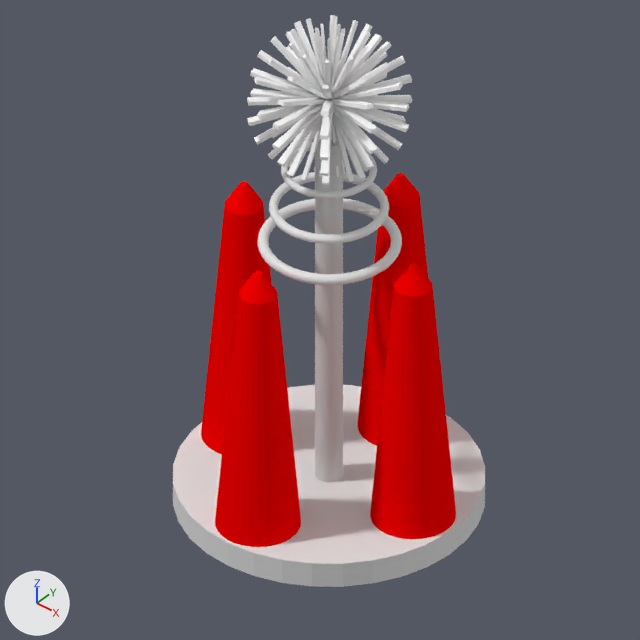
What one commit did to the Blender file image_source/blender/tesla.blend.
Camera for both pictures: the file's camera 'Camera'. Arrows for +X, +Y and +Z are at lower left; the lights stay in place.
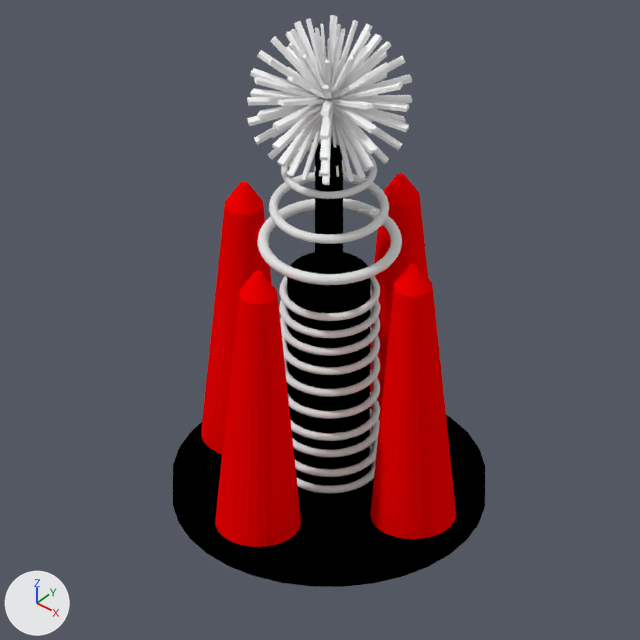
The edits, one by one:
Material 'Material.001' (mat_material_001) changes colour from light grey #dadada to black #000000; in linear values from (0.703, 0.701, 0.701) to (0.0, 0.0, 0.0).
Material 'Material.009' (mat_material_009) is new.
Its base color is (0.0, 0.0, 0.0) (black #000000).
me_cylinder_001 has 66 vertices, 96 faces and spans x -1.0..1.0, y -1.0..1.0, z -1.0..1.0.
me_cylinder_001 no longer uses material mat_material_002 (light grey #e1e1e1).
me_cylinder_001 now uses material mat_material_009 (black #000000).
me_cylinder is used by ob_cylinder; location (0.016, 0.069, 1.414); scale (0.0952, 0.0952, 1.44).
me_cylinder had 66 vertices, 96 faces and spanned x -1.0..1.0, y -1.0..1.0, z -1.0..1.0.
me_cylinder now has 258 vertices, 288 faces and spans x -3.05..2.96, y -2.96..2.96, z -4.14..1.0.
Part 1, on me_cylinder:
32 faces are deleted.
146 vertices are added at x -3.05..2.96, y -2.96..2.96, z -4.14..-1.0.
32 new vertices lie (-0.1, 0.0, -3.14) away from vertices in x 0.0, y 0.0, z -1.0.
14 new vertices lie (0.09, 0.0, 3.14) away from vertices in x -3.05..1.55, y -2.9..2.9, z -4.14.
224 new faces join them.
Object 'Cylinder' (ob_cylinder) moves from (0.016, 0.069, 1.414) to (0.016, 0.069, 2.28).
Object 'Cylinder' (ob_cylinder) is rescaled from (0.0952, 0.0952, 1.44) to (0.0952, 0.0952, 0.543).
Object 'Torus' (ob_torus) is new; it shows a copy of the mesh of ob_torus_002.
Its location is (0.022, 0.069, 1.466).
Its scale is (0.105, 0.105, 0.105).
Object 'Torus.001' (ob_torus_001) is new; it shows a copy of the mesh of ob_torus_002.
Its location is (0.022, 0.069, 1.324).
Its scale is (0.105, 0.105, 0.105).
Object 'Torus.003' (ob_torus_003) is new; it shows a copy of the mesh of ob_torus_002.
Its location is (0.022, 0.069, 1.164).
Its scale is (0.105, 0.105, 0.105).
Object 'Torus.006' (ob_torus_006) is new; it shows a copy of the mesh of ob_torus_002.
Its location is (0.022, 0.069, 0.987).
Its scale is (0.105, 0.105, 0.105).
Object 'Torus.007' (ob_torus_007) is new; it shows a copy of the mesh of ob_torus_002.
Its location is (0.022, 0.069, 0.804).
Its scale is (0.105, 0.105, 0.105).
Object 'Torus.008' (ob_torus_008) is new; it shows a copy of the mesh of ob_torus_002.
Its location is (0.022, 0.069, 0.622).
Its scale is (0.105, 0.105, 0.105).
Object 'Torus.009' (ob_torus_009) is new; it shows a copy of the mesh of ob_torus_002.
Its location is (0.022, 0.069, 1.608).
Its scale is (0.105, 0.105, 0.105).
Object 'Torus.010' (ob_torus_010) is new; it shows a copy of the mesh of ob_torus_002.
Its location is (0.022, 0.069, 0.487).
Its scale is (0.105, 0.105, 0.105).
Object 'Torus.011' (ob_torus_011) is new; it shows a copy of the mesh of ob_torus_002.
Its location is (0.022, 0.069, 0.325).
Its scale is (0.105, 0.105, 0.105).
Object 'Torus.012' (ob_torus_012) is new; it shows a copy of the mesh of ob_torus_002.
Its location is (0.022, 0.069, 0.19).
Its scale is (0.105, 0.105, 0.105).

Changed parts and their boxes (x1, y1, x2, y2) in the pictures (640 x 640 px):
'Cylinder.001', recoloured (white to black)
    both: (173, 385, 485, 587)
'Cylinder', recoloured, reshaped, moved, rescaled (grey to black, 193% wider)
    before: (315, 133, 343, 482)
    after: (287, 137, 371, 497)
'Torus.009', added
    after: (279, 276, 380, 321)
'Torus', added
    after: (279, 290, 380, 338)
'Torus.001', added
    after: (280, 308, 380, 356)
'Torus.003', added
    after: (282, 326, 380, 375)
'Torus.006', added
    after: (284, 348, 380, 397)
'Torus.007', added
    after: (288, 370, 380, 419)
'Torus.008', added
    after: (291, 392, 380, 441)
'Torus.010', added
    after: (292, 409, 380, 457)
'Torus.011', added
    after: (295, 428, 378, 477)
'Torus.012', added
    after: (297, 445, 376, 493)
part 1 of me_cylinder, built on (black)
    after: (287, 252, 371, 497)
